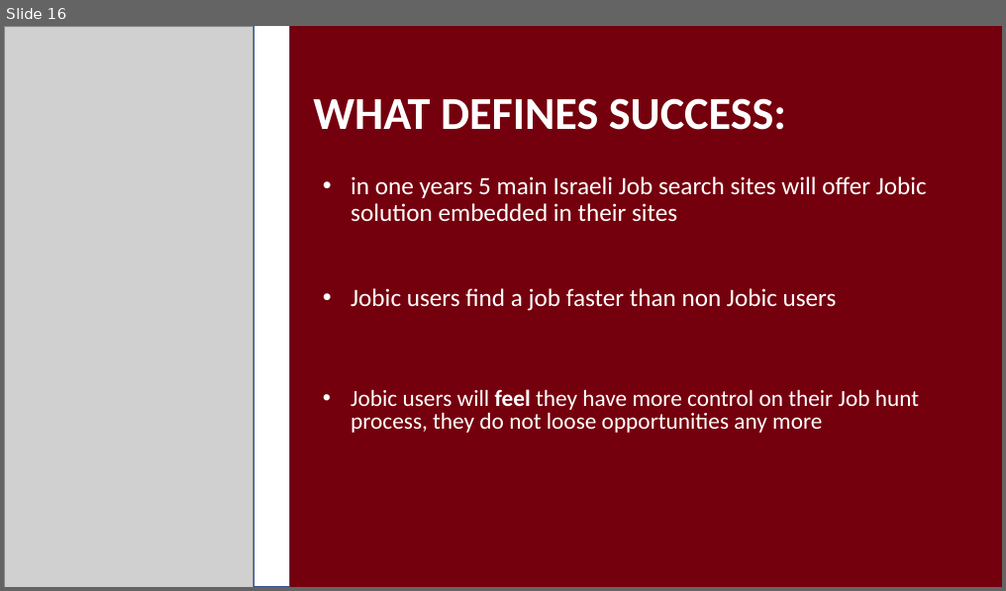
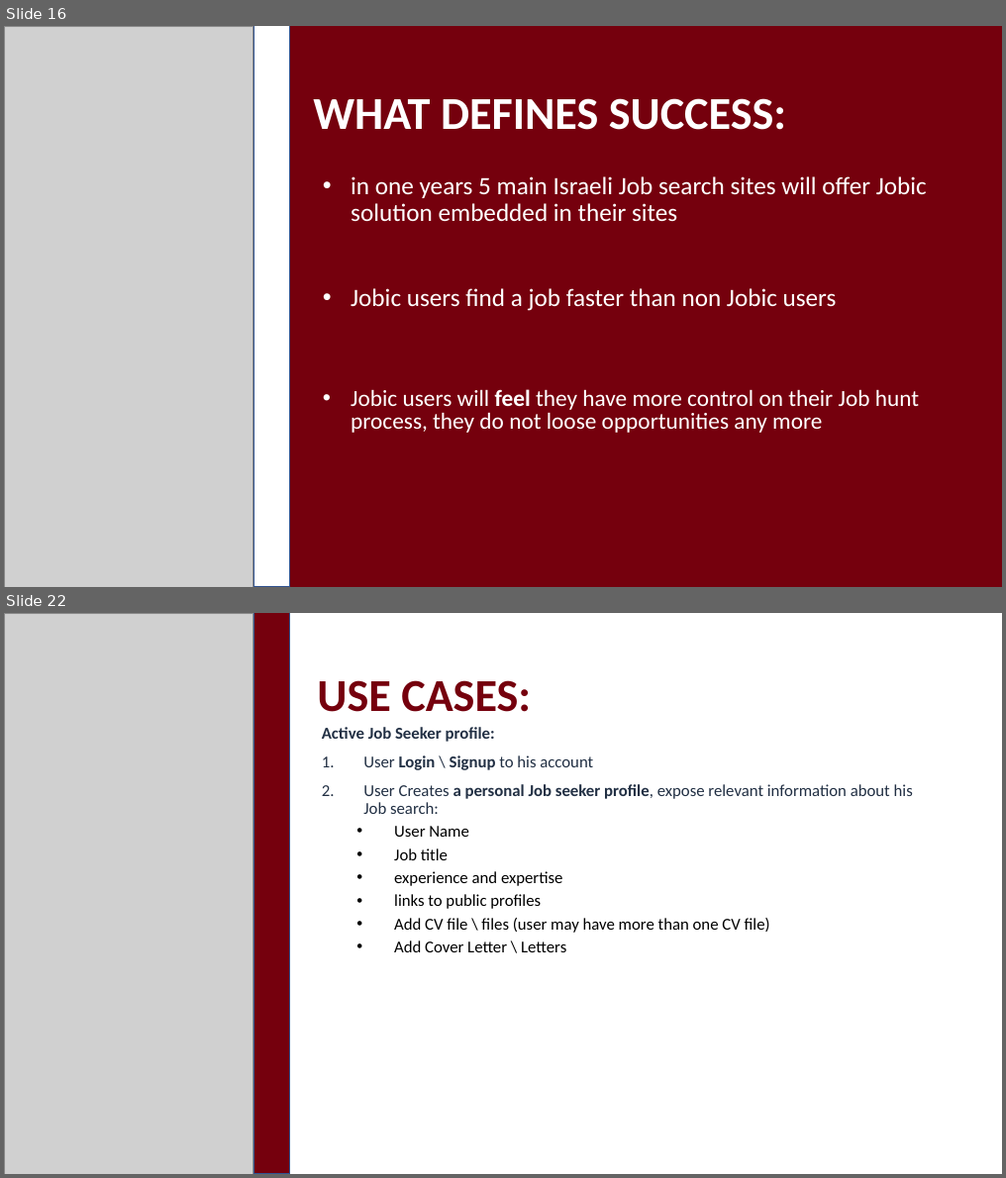
Before and after one commit to arielaleco/Jobic, a slide deck: Documentation/Presentation16.pptx. Shown one above the other, each under a label of ours: slide 16 before the commit, slides 16 and 22 after it; the slides between them are not shown. The pictures are 1006x591 and 1006x1178 pixels, drawn with LibreOffice and Linux fonts; fonts in the diff are those of the drawing; grey boxes stand for pictures. Boxes give left, top, right and bottom in pixels: in the first picture for what was removed or moved away, otherwise in the second. Text is boxed around its words. In the diff, an @@ line names an element or a change of style, - is before the commit and + after.

```diff
--- a/Documentation/Presentation16.pptx
+++ b/Documentation/Presentation16.pptx
@@ slide 22 added at <box>4,613,1002,1174</box>, background #FFFFFF @@
@@ picture added at <box>4,613,253,1174</box> @@
@@ rectangle added at <box>254,613,289,1174</box>, fill #75000D, outline #325491 1 pt @@
@@ title added at <box>317,680,531,712</box>, 44 pt, text #75000D, bold @@
+USE CASES:
@@ text added at <box>322,727,913,953</box>, 16 pt, text #233144 @@
+Active Job Seeker profile:
+1. User Login \ Signup to his account
+2. User Creates a personal Job seeker profile, expose relevant information about his Job search:
+  • User Name
+  • Job title
+  • experience and expertise
+  • links to public profiles
+  • Add CV file \ files (user may have more than one CV file)
+  • Add Cover Letter \ Letters
```
Also in this commit, not shown: 1 slide changed, 8 other slides added, 3 other files.
